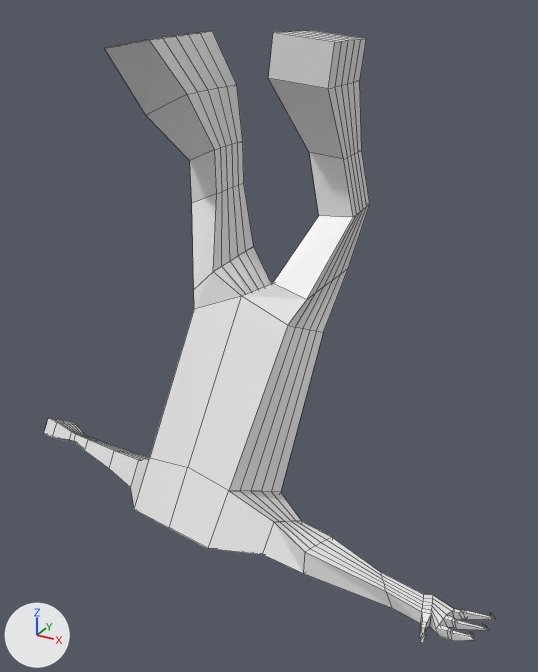
The Blender file Assets/Weapon/Enemy#1.blend as it was, and as the next commit left it.
Rendered twice from a 50 mm lens placed at (3.17, -5.7, 3.44), pointed at (0.37, -0.59, 0.89). Every picture has the same lights, and +X, +Y and +Z are marked at lower left. Mesh edges are drawn as thin lines.
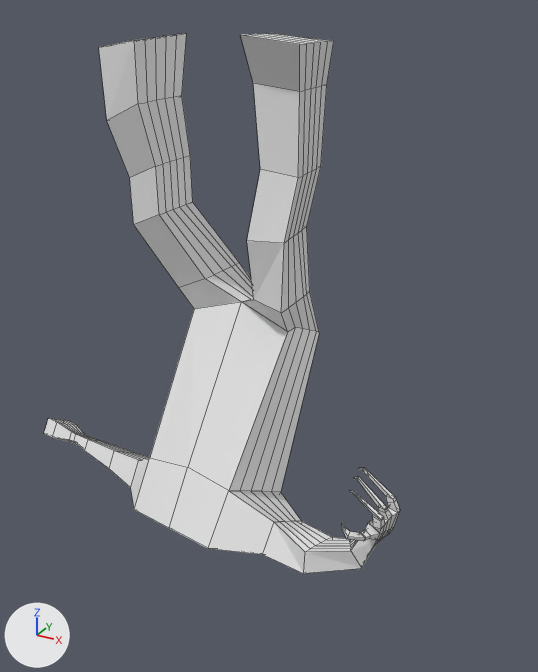
Boxes (x1, y1, x2, y2) around the edits, measured in the pictures (538 x 672 px; the box of a moved part takes in the faces that stretch with it):
'Cube', reshaped (21% narrower, 12% shorter): before (44, 30, 495, 643); after (44, 33, 400, 574)
part 1 of me_cube, moved or reshaped: before (105, 30, 370, 485); after (99, 33, 334, 485)
part 2 of me_cube, moved or reshaped: before (303, 537, 495, 643); after (303, 468, 400, 574)

What the commit changed:
me_cube is used by ob_cube; location (0.0, 0.0, 0.0).
me_cube had 398 vertices, 397 faces and spanned x -2.49..2.66, y -1.92..0.62, z -1.1..3.27.
me_cube now has 398 vertices, 397 faces and spans x -2.49..1.92, y -1.87..0.11, z -1.1..3.27.
me_cube part 1: 126 of 398 vertices moved; they spanned x -1.01..0.79, y -0.86..0.62, z 0.57..3.27 and now span x -0.94..0.74, y -0.98..0.11, z 0.6..3.27; mean shift (-0.02, -0.59, 0.0); largest move (0.45, 0.4, 1.79) -> (0.29, -0.57, 1.79).
me_cube part 2: 120 of 398 vertices moved; they spanned x 1.78..2.66, y -1.92..-1.41, z -0.56..-0.27 and now span x 1.52..1.92, y -1.87..-1.44, z -0.32..0.5; mean shift (-0.58, 0.03, 0.63); largest move (2.66, -1.61, -0.32) -> (1.63, -1.52, 0.5).
